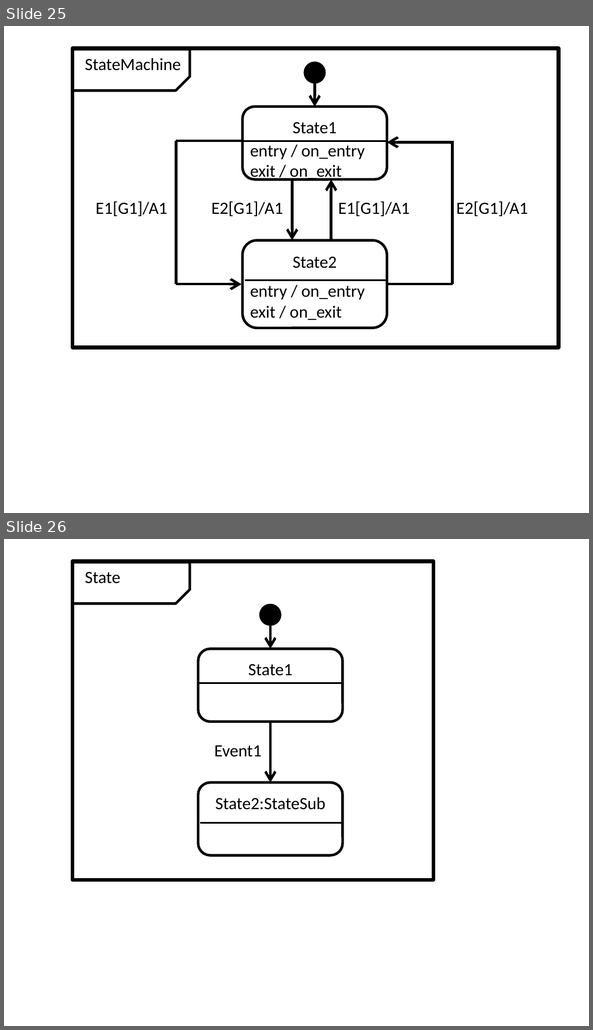
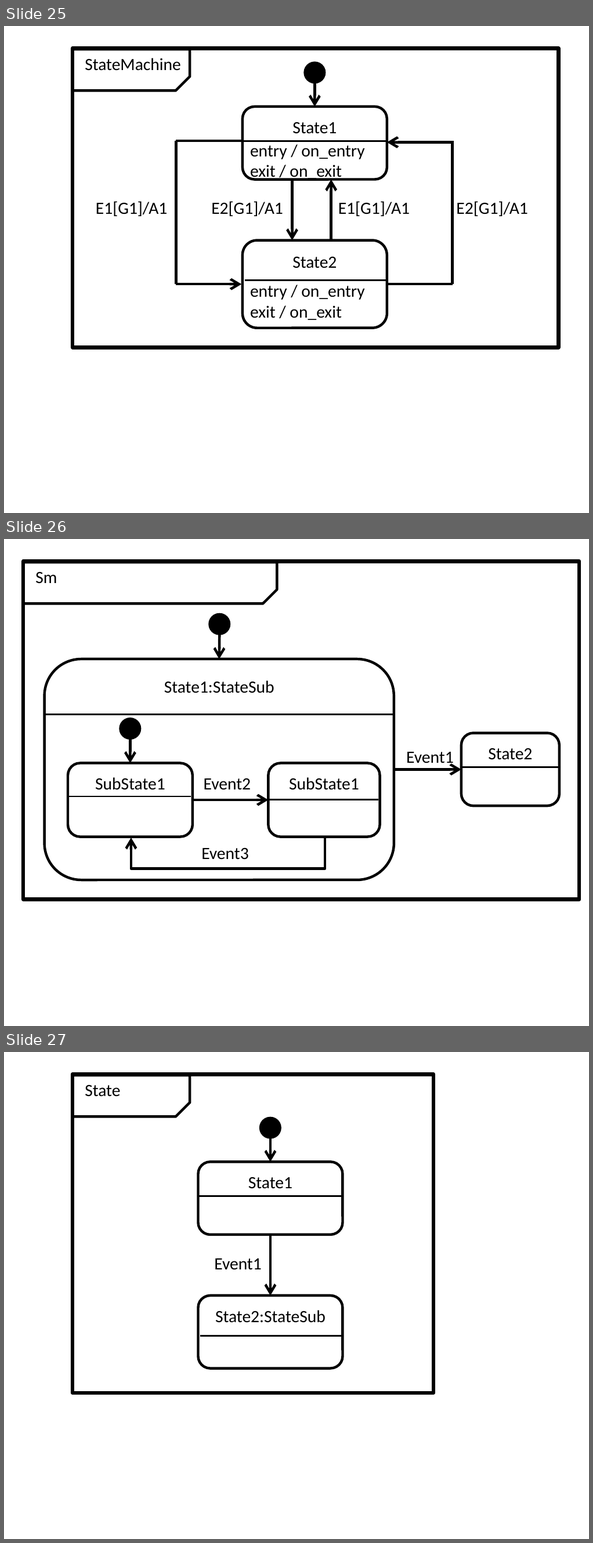
Before and after one commit to redboltz/cpp_sample, a slide deck: boost_training/msm/fig.pptx. Shown one above the other, each under a label of ours: slides 25 and 26 before the commit, slides 25, 26 and 27 after it. The pictures are 593x1030 and 593x1543 pixels, drawn with LibreOffice and Linux fonts; fonts in the diff are those of the drawing. Boxes give left, top, right and bottom in pixels: in the first picture for what was removed or moved away, otherwise in the second. Text is boxed around its words. In the diff, an @@ line names an element or a change of style, - is before the commit and + after.

```diff
--- a/boost_training/msm/fig.pptx
+++ b/boost_training/msm/fig.pptx
@@ slide 26 added at (x1=4, y1=539, x2=589, y2=1026), background #FFFFFF @@
@@ rectangle added at (x1=23, y1=561, x2=578, y2=899), outline #000000 2.25 pt @@
@@ snip rect added at (x1=23, y1=562, x2=276, y2=603), outline #000000 1.5 pt @@
@@ text added at (x1=35, y1=571, x2=57, y2=584), 10 pt, text #000000 @@
+Sm
@@ ellipse added at (x1=209, y1=614, x2=229, y2=634), fill #000000, outline #000000 1.5 pt @@
@@ arrow added from (219, 634) to (219, 659), #000000 1.5 pt @@
@@ rounded rectangle added at (x1=45, y1=659, x2=393, y2=880), outline #000000 1.5 pt, 10 pt, text #000000 @@
+State1:StateSub
@@ line added from (45, 715) to (393, 715), #000000 1 pt @@
@@ ellipse added at (x1=120, y1=718, x2=140, y2=738), fill #000000, outline #000000 1.5 pt @@
@@ arrow added from (130, 738) to (130, 763), #000000 1.5 pt @@
@@ rounded rectangle added at (x1=460, y1=733, x2=558, y2=806), outline #000000 1.5 pt, 10 pt, text #000000 @@
+State2
@@ rounded rectangle added at (x1=68, y1=763, x2=193, y2=837), outline #000000 1.5 pt, 10 pt, text #000000 @@
+SubState1
@@ rounded rectangle added at (x1=267, y1=763, x2=379, y2=837), outline #000000 1.5 pt, 10 pt, text #000000 @@
+SubState1
@@ text added at (x1=406, y1=752, x2=453, y2=767), 10 pt, text #000000 @@
+Event1
@@ text added at (x1=204, y1=778, x2=251, y2=790), 10 pt, text #000000 @@
+Event2
@@ arrow added from (393, 769) to (460, 769), #000000 1.5 pt @@
@@ line added from (461, 768) to (559, 768), #000000 1 pt @@
@@ line added from (67, 796) to (191, 796), #000000 1 pt @@
@@ arrow added from (192, 800) to (267, 800), #000000 1.5 pt @@
@@ line added from (267, 800) to (379, 800), #000000 1 pt @@
@@ elbow arrow added from (324, 835) to (132, 837), #000000 1.5 pt @@
@@ text added at (x1=201, y1=848, x2=249, y2=860), 10 pt, text #000000 @@
+Event3
@@ what was slide 26 is now slide 27 @@
```
Also in this commit, not shown: 1 slide changed, 10 other files.
